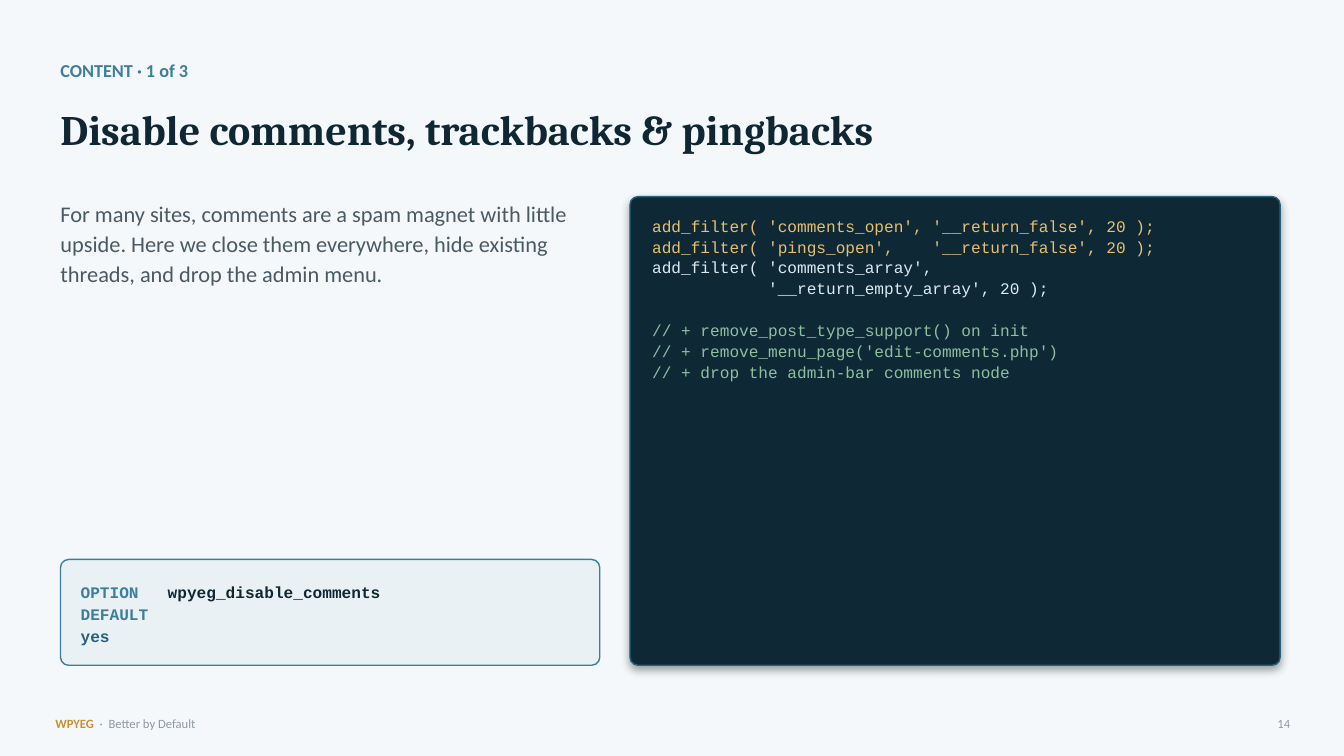
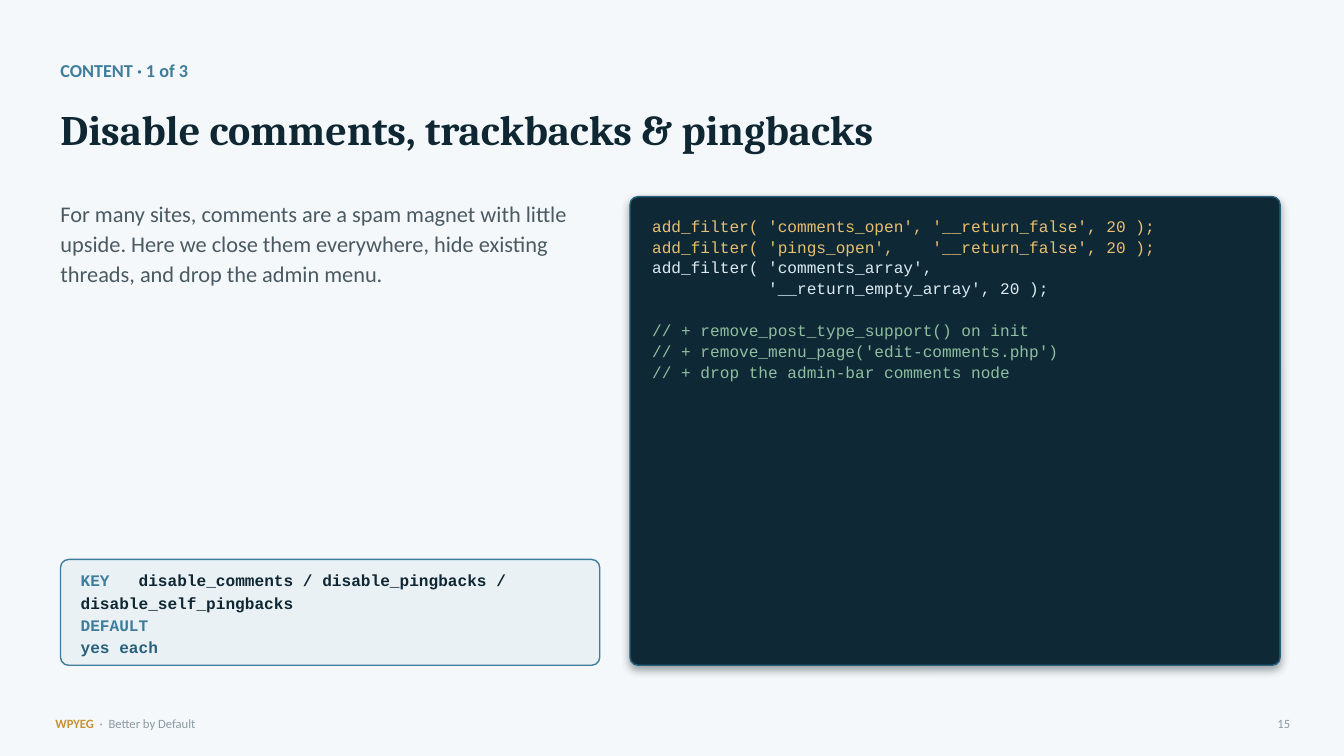
Before and after one commit to WPYEG/Better-by-Default, a slide deck: slide 15 of workshop/Better-by-Default.pptx (slide 14 before the commit). Drawn at 1344x756 pixels with LibreOffice and Linux fonts; fonts in the diff are those of the drawing. Boxes give left, top, right and bottom in pixels: in the first picture for what was removed or moved away, otherwise in the second. Text is boxed around its words. In the diff, an @@ line names an element or a change of style, - is before the commit and + after.

```diff
--- a/workshop/Better-by-Default.pptx
+++ b/workshop/Better-by-Default.pptx
@@ text at (x1=81, y1=575, x2=486, y2=613): text changed @@
-OPTION wpyeg_disable_comments
+KEY disable_comments / disable_pingbacks / disable_self_pingbacks
@@ text at (x1=81, y1=641, x2=158, y2=657): text changed @@
-yes
+yes each
@@ text at (x1=1277, y1=720, x2=1290, y2=728): text changed @@
-14
+15
```
Also in this commit, not shown: 16 other slides changed, 4 slides added, 11 other files.
